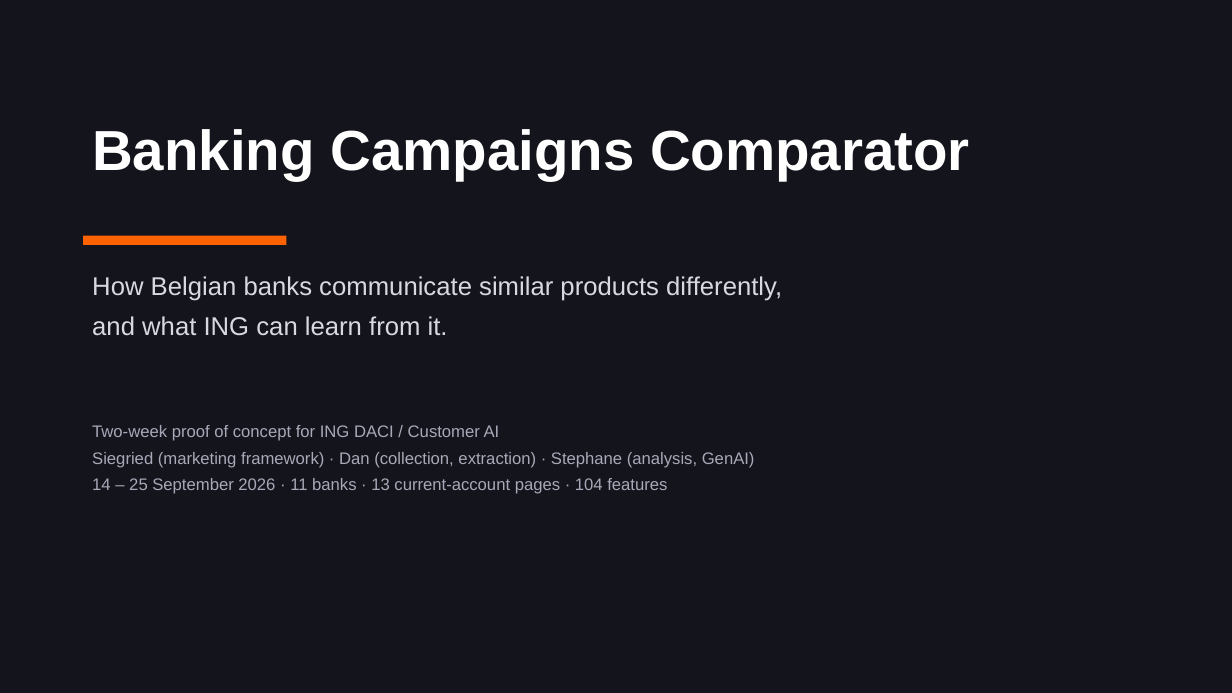
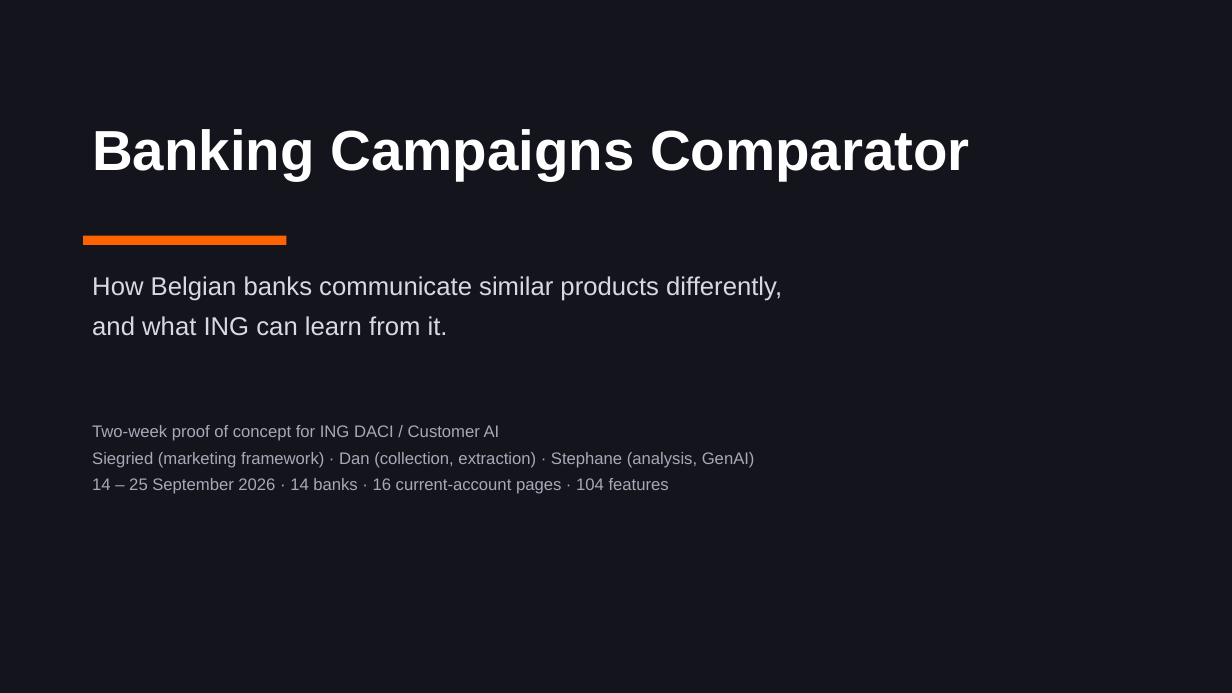
Before and after one commit to Siegried81/ing-usecase, a slide deck: slide 1 of docs/Banking_Campaigns_Comparator.pptx. Drawn at 1232x693 pixels with LibreOffice and Linux fonts; fonts in the diff are those of the drawing. Boxes give left, top, right and bottom in pixels: in the first picture for what was removed or moved away, otherwise in the second. Text is boxed around its words. In the diff, an @@ line names an element or a change of style, - is before the commit and + after.

```diff
--- a/docs/Banking_Campaigns_Comparator.pptx
+++ b/docs/Banking_Campaigns_Comparator.pptx
@@ text at [92, 478, 669, 494]: text changed @@
-14 – 25 September 2026 · 11 banks · 13 current-account pages · 104 features
+14 – 25 September 2026 · 14 banks · 16 current-account pages · 104 features
```
Also in this commit, not shown: 6 other slides changed, 7 slides added, 8 other files.
